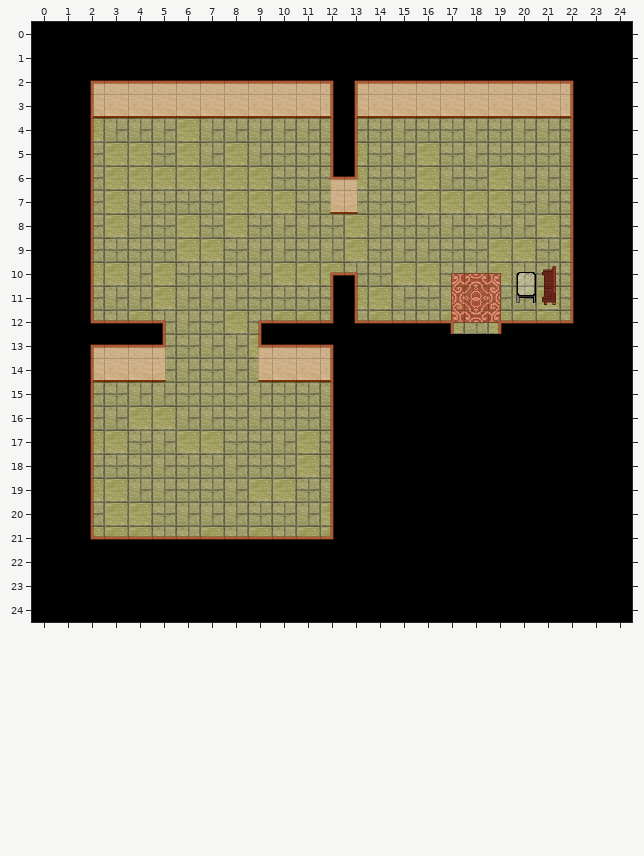
Level history. Tiled map: Maps/HollowSprings-Office.tmx. The picture above is the old version.
Cells are 32x32 px. Shown: x 0..24, y 0..24.
Now the later version:
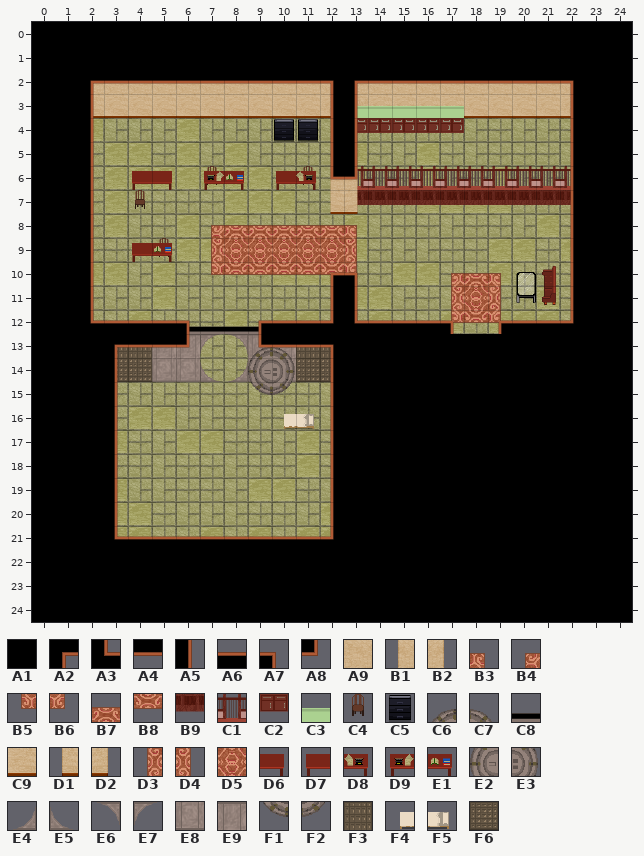
Key: from "hollowspringsinterior": A1 0, A2 1, A3 1 flipped up-down, A4 2, A5 2 flipped on the diagonal, A6 2 turned 180, A7 16 flipped on the diagonal, A8 16 turned 270, A9 108, B1 109, B2 109 flipped left-right, B3 110 flipped left-right, B4 110 flipped on the diagonal, B5 110 flipped up-down, B6 110 turned 180, B7 111, B8 111 turned 180, B9 113, C1 114, C2 115, C3 116, C4 117, C5 118, C6 120, C7 121, C8 122, C9 123, D1 124, D2 124 flipped left-right, D3 125, D4 125 flipped left-right, D5 126, D6 128, D7 128 flipped left-right, D8 129, D9 129 flipped left-right, E1 130, E2 135, E3 136, E4 137, E5 137 flipped left-right, E6 137 flipped up-down, E7 137 turned 180, E8 138, E9 139, F1 150, F2 151, F3 152, F4 153, F5 154, F6 167.
__ is an empty cell, ## one hidden under a higher layer.
The exact change:
Layer "Ground Layer 2":
y 4: x 10..11 __ __ -> C5 C5
y 6: x 7 __ -> C4; x 11 __ -> C4
y 7: x 4 __ -> C4
y 8: x 7..13 __ __ __ __ __ __ __ -> B4 B7 B7 B7 B7 B7 B3
y 9: x 5 __ -> C4; x 7..13 __ __ __ __ __ __ __ -> D3 D5 D5 D5 D5 D5 D4
y 10: x 7..13 __ __ __ __ __ __ __ -> B5 B8 B8 B8 B8 B8 B6
Layer "Player Layer":
y 3: x 13 __ -> A9
y 4: x 13..17 __ __ __ __ __ -> C2 C2 C2 C2 C2
y 6: x 4..5 __ __ -> D7 D6; x 7..8 __ __ -> D9 E1; x 10..11 __ __ -> D7 D8; x 13..22 __ __ __ __ __ __ __ __ __ __ -> C1 C1 C1 C1 C1 C1 C1 C1 C1 C1
y 7: x 13..22 __ __ __ __ __ __ __ __ __ __ -> B9 B9 B9 B9 B9 B9 B9 B9 B9 B9
y 9: x 4..5 __ __ -> D7 E1
y 12: x 6..8 __ __ __ -> C8 C8 C8
y 13: x 5 __ -> E9; x 7 __ -> E7; x 9..10 __ __ -> E9 E9
y 14: x 5 __ -> E8; x 7..10 __ __ __ __ -> E5 E4 E8 E8
y 16: x 10..11 __ __ -> F4 F5
Layer "Wall Layer":
y 3: x 13 C9 -> C3
y 12: x 9 __ -> C8
y 13: x 2..6 A9 A9 A9 B2 __ -> ## F3 F3 __ E9; x 8..12 __ B1 A9 A9 A9 -> E6 C6 C7 F3 F3
y 14: x 2..6 C9 C9 C9 D2 __ -> ## F6 F6 __ E8; x 9..12 D1 C9 C9 C9 -> E2 E3 F6 F6
y 15: x 9..10 __ __ -> F1 F2
Layer "Wall Layer 2":
y 3: x 14..17 __ __ __ __ -> C3 C3 C3 C3
y 12: x 5..6 A7 __ -> A6 A7
y 13: x 2..3 A2 A4 -> A1 A2; x 5..6 A8 __ -> A4 A8
y 14..20: x 2..3 A5 __ -> A1 A5
y 21: x 2..3 A3 A6 -> A1 A3
Boxes around the changes in both pictures, in picture pixels (x1, y1, x2, y2):
changed: (357, 94, 464, 133)
added: (274, 119, 318, 142)
added: (132, 171, 172, 209)
added: (204, 166, 571, 275)
added: (132, 238, 172, 262)
changed: (90, 320, 331, 540)
